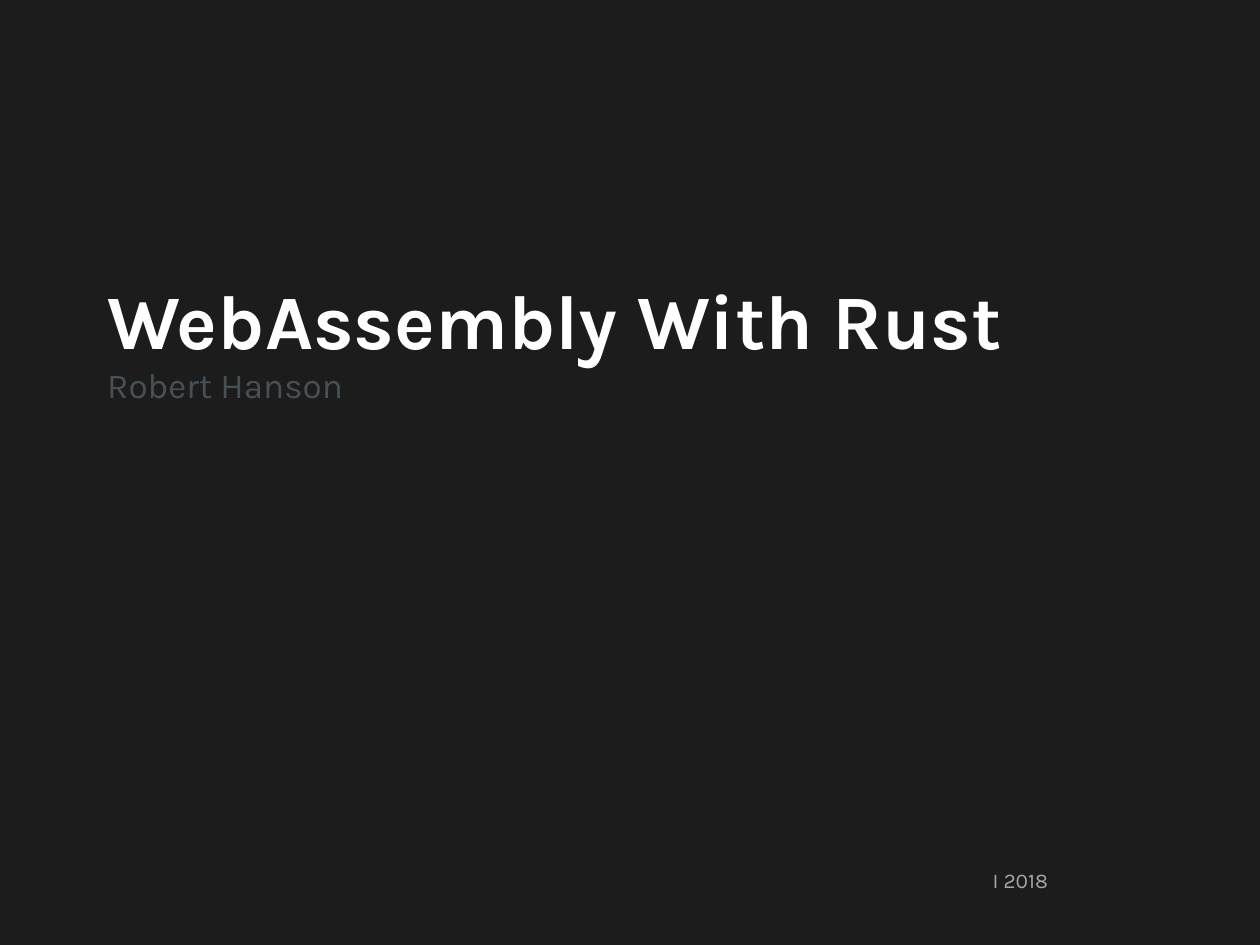
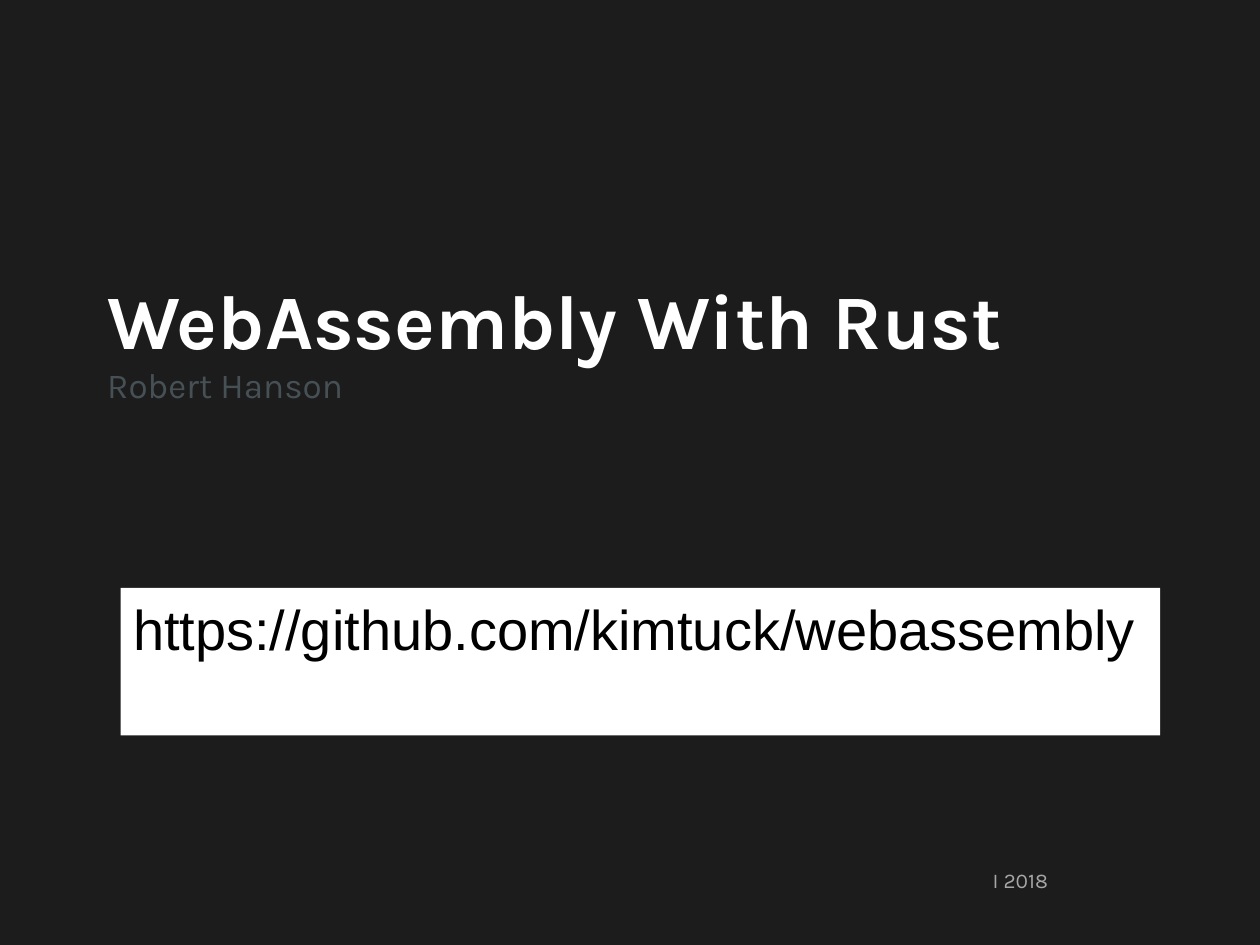
Before and after one commit to kimtuck/WebAssembly, a slide deck: slide 1 of webassembly.ppt. Drawn at 1260x945 pixels with LibreOffice and Linux fonts; fonts in the diff are those of the drawing; background and template pictures are left out. Boxes give left, top, right and bottom in pixels: in the first picture for what was removed or moved away, otherwise in the second. Text is boxed around its words. In the diff, an @@ line names an element or a change of style, - is before the commit and + after.

Commit message:
Most recrent rust, cargo, wasm-bindgen; fix text-replace

```diff
--- a/webassembly.ppt
+++ b/webassembly.ppt
@@ rectangle added at bbox=[121, 588, 1160, 736], fill #FFFFFF, 32 pt, text #000000 @@
+https://github.com/kimtuck/webassembly
```
Also in this commit, not shown: 1 other slide changed.
